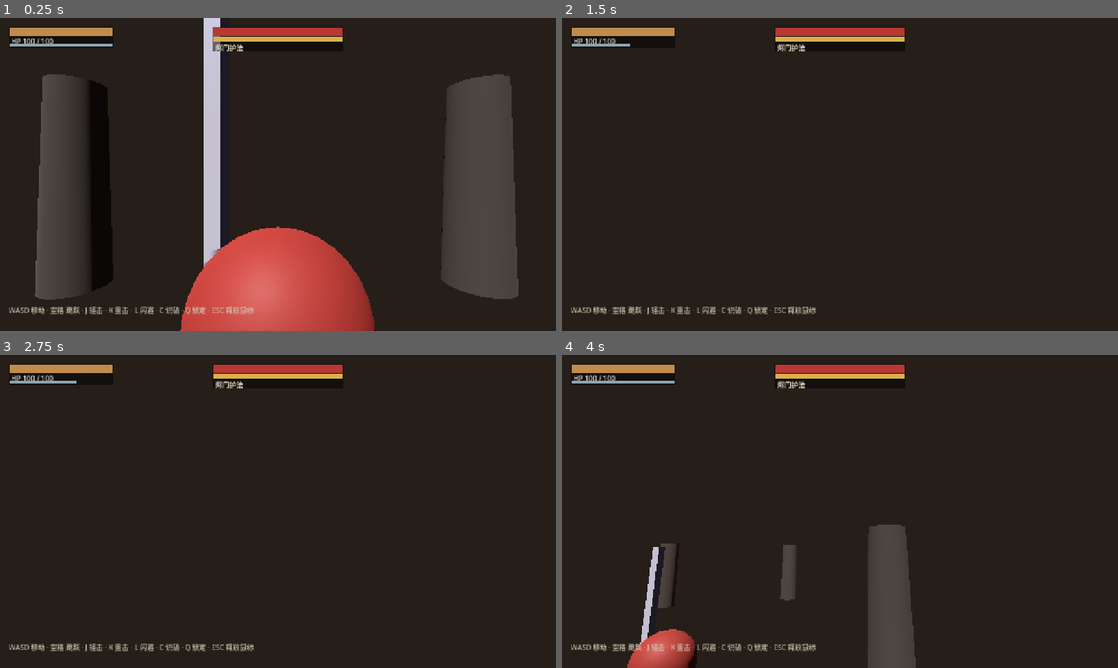
Above: before the commit, frames 1-4 (two rows, left to right).
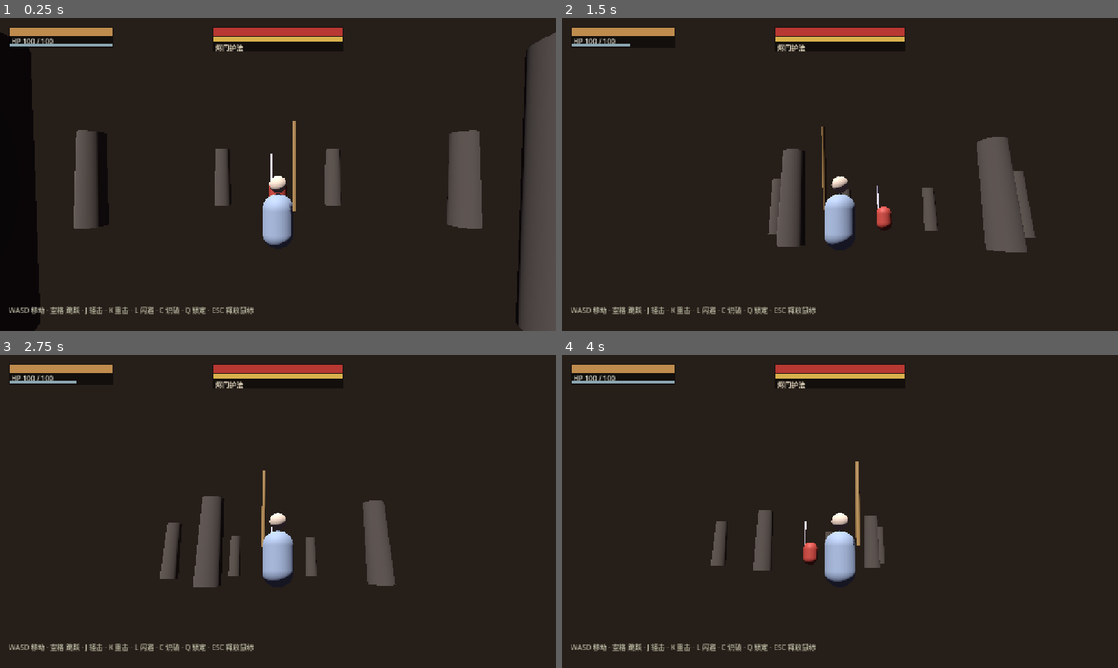
Above: after the commit, the same moments.

Repository: 3147ming/3D-Demo
Game: Godot game, scene res://scenes/main.tscn
Two runs of this game, one before a commit and one after it. Both use one fixed random seed, a clock stepped at 60 frames per second and the inputs below.
Inputs (mouse positions are in pixels of both pictures, inside the frame that each line leads up to):
- Up to frame 1 (0.25 s): no input
- Up to frame 2 (1.5 s): tap Enter at 0.5 s; move the mouse to (867, 174) at 0.52 s; hold W (move_up) from 0.53 s (still down); tap L (dodge) at 0.6 s; tap Space (jump) at 0.77 s; move the mouse to (812, 174) at 1.27 s; tap K (heavy_attack) at 1.35 s
- Up to frame 3 (2.75 s): keep holding W (move_up); tap Space (jump) at 1.52 s; move the mouse to (289, 505) at 2.02 s; tap J (light_attack) at 2.1 s
- Up to frame 4 (4 s): keep holding W (move_up); move the mouse to (834, 517) at 2.77 s; tap Q (lock_on) at 2.85 s; tap Space (jump) at 3.02, 3.77 s; move the mouse to (878, 514) at 3.52 s; tap C (parry) at 3.6 s

The runs differ from the first frame. In frame 1, 38% of the frame differs, in the area x 0-100%, y 0-100%; in frame 2, 5.7%; in frame 3, 4.2%; in frame 4, 7.7%.

Commit message:
fix: camera faced away from player, hitboxes on wrong side
Camera was placed at -Z so it looked away from the character; move to +Z and decouple pivot via top_level. Attack hitboxes sat behind both player and enemy because look_at makes -Z forward. Add overlap polling fallback and brighten the scene.

Diff:
--- a/project.godot
+++ b/project.godot
@@ -1,13 +1,22 @@
 ; Engine configuration file.
-; Godot 4.3+  — 烬影·墨刃（3D 风格化动作原型）
+; It's best edited using the editor UI and not directly,
+; since the parameters that go here are not all obvious.
+;
+; Format:
+;   [section] ; section goes between []
+;   param=value ; assign values to parameters
 
 config_version=5
+
+[animation]
+
+compatibility/default_parent_skeleton_in_mesh_instance_3d=true
 
 [application]
 
 config/name="烬影·墨刃 · Godot 原型"
 run/main_scene="res://scenes/main.tscn"
-config/features=PackedStringArray("4.3", "Forward Plus")
+config/features=PackedStringArray("4.7", "Forward Plus")
 config/icon="res://icon.svg"
 
 [display]
@@ -21,57 +30,55 @@
 
 move_up={
 "deadzone": 0.5,
-"events": [Object(InputEventKey,"resource_local_to_scene":fa …(172 unchanged characters)… keycode":0,"key_label":0,"unicode":119,"echo":false,"script":null)
+"events": [Object(InputEventKey,"resource_local_to_scene":fa …(172 unchanged characters)… keycode":0,"key_label":0,"unicode":119,"location":0,"echo":false,"script":null)
 ]
 }
 move_down={
 "deadzone": 0.5,
-"events": [Object(InputEventKey,"resource_local_to_scene":fa …(172 unchanged characters)… keycode":0,"key_label":0,"unicode":115,"echo":false,"script":null)
+"events": [Object(InputEventKey,"resource_local_to_scene":fa …(172 unchanged characters)… keycode":0,"key_label":0,"unicode":115,"location":0,"echo":false,"script":null)
 ]
 }
 move_left={
 "deadzone": 0.5,
-"events": [Object(InputEventKey,"resource_local_to_scene":fa …(171 unchanged characters)… _keycode":0,"key_label":0,"unicode":97,"echo":false,"script":null)
+"events": [Object(InputEventKey,"resource_local_to_scene":fa …(171 unchanged characters)… _keycode":0,"key_label":0,"unicode":97,"location":0,"echo":false,"script":null)
 ]
 }
 move_right={
 "deadzone": 0.5,
-"events": [Object(InputEventKey,"resource_local_to_scene":fa …(172 unchanged characters)… keycode":0,"key_label":0,"unicode":100,"echo":false,"script":null)
+"events": [Object(InputEventKey,"resource_local_to_scene":fa …(172 unchanged characters)… keycode":0,"key_label":0,"unicode":100,"location":0,"echo":false,"script":null)
 ]
 }
 light_attack={
 "deadzone": 0.5,
-"events": [Object(InputEventKey,"resource_local_to_scene":fa …(172 unchanged characters)… keycode":0,"key_label":0,"unicode":106,"echo":false,"script":null)
+"events": [Object(InputEventKey,"resource_local_to_scene":fa …(172 unchanged characters)… keycode":0,"key_label":0,"unicode":106,"location":0,"echo":false,"script":null)
 ]
 }
 heavy_attack={
 "deadzone": 0.5,
-"events": [Object(InputEventKey,"resource_local_to_scene":fa …(172 unchanged characters)… keycode":0,"key_label":0,"unicode":107,"echo":false,"script":null)
+"events": [Object(InputEventKey,"resource_local_to_scene":fa …(172 unchanged characters)… keycode":0,"key_label":0,"unicode":107,"location":0,"echo":false,"script":null)
 ]
 }
 dodge={
 "deadzone": 0.5,
-"events": [Object(InputEventKey,"resource_local_to_scene":fa …(172 unchanged characters)… keycode":0,"key_label":0,"unicode":108,"echo":false,"script":null)
+"events": [Object(InputEventKey,"resource_local_to_scene":fa …(172 unchanged characters)… keycode":0,"key_label":0,"unicode":108,"location":0,"echo":false,"script":null)
 ]
 }
 jump={
 "deadzone": 0.5,
-"events": [Object(InputEventKey,"resource_local_to_scene":fa …(171 unchanged characters)… _keycode":0,"key_label":0,"unicode":32,"echo":false,"script":null)
+"events": [Object(InputEventKey,"resource_local_to_scene":fa …(171 unchanged characters)… _keycode":0,"key_label":0,"unicode":32,"location":0,"echo":false,"script":null)
 ]
 }
 lock_on={
 "deadzone": 0.5,
-"events": [Object(InputEventKey,"resource_local_to_scene":fa …(172 unchanged characters)… keycode":0,"key_label":0,"unicode":113,"echo":false,"script":null)
+"events": [Object(InputEventKey,"resource_local_to_scene":fa …(172 unchanged characters)… keycode":0,"key_label":0,"unicode":113,"location":0,"echo":false,"script":null)
 ]
 }
 parry={
 "deadzone": 0.5,
-"events": [Object(InputEventKey,"resource_local_to_scene":fa …(171 unchanged characters)… _keycode":0,"key_label":0,"unicode":99,"echo":false,"script":null)
+"events": [Object(InputEventKey,"resource_local_to_scene":fa …(171 unchanged characters)… _keycode":0,"key_label":0,"unicode":99,"location":0,"echo":false,"script":null)
 ]
 }
 
 [rendering]
 
-renderer/rendering_method="forward_plus"
-renderer/rendering_method.mobile="mobile"
 environment/defaults/default_clear_color=Color(0.04, 0.045, 0.05, 1)
--- a/scripts/combat.gd
+++ b/scripts/combat.gd
@@ -33,7 +33,7 @@
 const ENEMY_MAX_POISE := 80.0
 const ENEMY_POISE_REGEN := 6.0
 const ENEMY_SPEED := 2.8
-const ENEMY_ATTACK_RANGE := 2.6
+const ENEMY_ATTACK_RANGE := 2.2
 const ENEMY_ATTACK_DMG := 18.0
 const ENEMY_ATTACK_POISE := 12.0
 const ENEMY_BREAK_TIME := 1.6   # 架势崩坏硬直
--- a/scripts/enemy.gd
+++ b/scripts/enemy.gd
@@ -66,9 +66,9 @@
 	hitbox = Hitbox.new()
 	var hs := CollisionShape3D.new()
 	hs.shape = BoxShape3D.new()
-	hs.shape.size = Vector3(1.2, 1.6, 2.8)
+	hs.shape.size = Vector3(1.2, 1.6, 2.4)
 	hitbox.add_child(hs)
-	hitbox.position = Vector3(0, 1.2, 1.6)
+	hitbox.position = Vector3(0, 1.2, -1.4)   # look_at 的 -Z 为前方
 	arm.add_child(hitbox)
 
 func _physics_process(delta: float) -> void:
--- a/scripts/hitbox.gd
+++ b/scripts/hitbox.gd
@@ -26,7 +26,17 @@
 func deactivate() -> void:
 	monitoring = false
 
+func _physics_process(_delta: float) -> void:
+	if not monitoring:
+		return
+	# 兜底轮询：monitoring 由 false 切 true 时，已在范围内的目标可能不发 body_entered
+	for body in get_overlapping_bodies():
+		_apply_hit(body)
+
 func _on_body_entered(body: Node) -> void:
+	_apply_hit(body)
+
+func _apply_hit(body: Node) -> void:
 	if owner_node and body == owner_node:
 		return
 	if _hit.has(body):
--- a/scripts/main.gd
+++ b/scripts/main.gd
@@ -22,16 +22,16 @@
 	env.environment.background_color = Color(0.05, 0.06, 0.08)
 	env.environment.ambient_light_source = Environment.AMBIENT_SOURCE_COLOR
 	env.environment.ambient_light_color = Color(0.18, 0.16, 0.22)
-	env.environment.ambient_light_energy = 0.6
+	env.environment.ambient_light_energy = 1.0
 	env.environment.fog_enabled = true
 	env.environment.fog_light_color = Color(0.15, 0.12, 0.10)
-	env.environment.fog_density = 0.02
+	env.environment.fog_density = 0.012
 	add_child(env)
 
 	# 主光
 	var sun := DirectionalLight3D.new()
 	sun.rotation_degrees = Vector3(-55, -30, 0)
-	sun.light_energy = 1.2
+	sun.light_energy = 1.8
 	sun.shadow_enabled = true
 	add_child(sun)
 
--- a/scripts/player.gd
+++ b/scripts/player.gd
@@ -98,22 +98,24 @@
 	staff.material_override = smat
 	weapon_pivot.add_child(staff)
 
-	# 攻击判定盒
+	# 攻击判定盒（look_at 使 -Z 为前方，判定盒必须放在 -Z 侧）
 	hitbox = Hitbox.new()
 	var hs := CollisionShape3D.new()
 	hs.shape = BoxShape3D.new()
-	hs.shape.size = Vector3(1.0, 1.2, 2.6)
+	hs.shape.size = Vector3(1.2, 1.4, 2.2)
 	hitbox.add_child(hs)
-	hitbox.position = Vector3(0, 1.2, 1.4)
+	hitbox.position = Vector3(0, 1.2, -1.5)
 	weapon_pivot.add_child(hitbox)
 
-	# 相机
+	# 相机（放置在 +Z 侧，相机自身看向 -Z，正好面向角色）
 	camera_pivot = Node3D.new()
 	camera_pivot.position = Vector3(0, 1.6, 0)
+	camera_pivot.top_level = true   # 不与角色旋转耦合，避免角色转身带动镜头
 	add_child(camera_pivot)
+	camera_pivot.global_position = global_position + Vector3(0, 1.6, 0)
 	camera = Camera3D.new()
-	camera.position = Vector3(0, 0.6, -6.0)
-	camera.fov = 65.0
+	camera.position = Vector3(0, 0.6, 6.0)
+	camera.fov = 68.0
 	camera.current = true
 	camera_pivot.add_child(camera)
 
@@ -123,6 +125,9 @@
 		pitch = clamp(pitch - event.relative.y * 0.003, -0.6, 1.0)
 		camera_pivot.rotation.y = yaw
 		camera_pivot.rotation.x = pitch
+	elif event is InputEventMouseButton and event.pressed:
+		# 点击画面重新捕获鼠标
+		Input.mouse_mode = Input.MOUSE_MODE_CAPTURED
 	elif event is InputEventKey and event.pressed and not event.echo:
 		if event.keycode == KEY_ESCAPE:
 			Input.mouse_mode = Input.MOUSE_MODE_VISIBLE
@@ -156,6 +161,10 @@
 
 	_update_lock(delta)
 	move_and_slide()
+
+	# 相机跟随（camera_pivot 为 top_level，需手动同步位置）
+	if camera_pivot:
+		camera_pivot.global_position = global_position + Vector3(0, 1.6, 0)
 
 # ---------------- 移动 ----------------
 func _update_move(delta: float) -> void:
Not shown, added: icon.svg.import
Not shown, added: scripts/combat.gd.uid
Not shown, added: scripts/enemy.gd.uid
Not shown, added: scripts/healthbar.gd.uid
Not shown, added: scripts/hitbox.gd.uid
Not shown, added: scripts/main.gd.uid
Not shown, added: scripts/player.gd.uid
